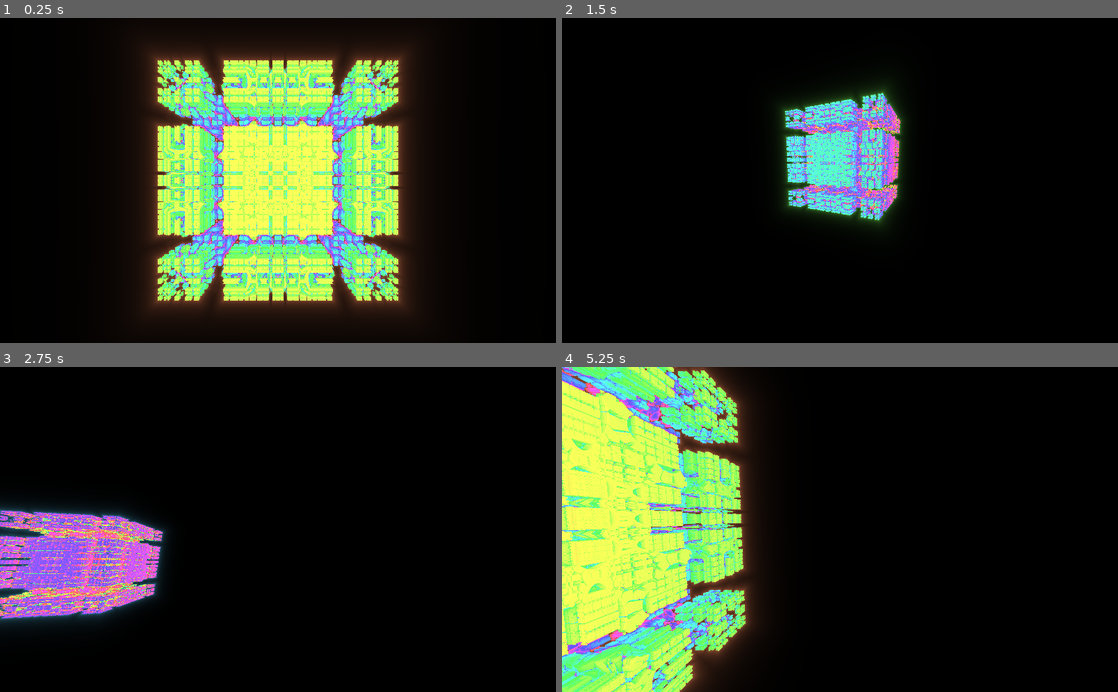
Above: before the commit, frames 1-4 (two rows, left to right).
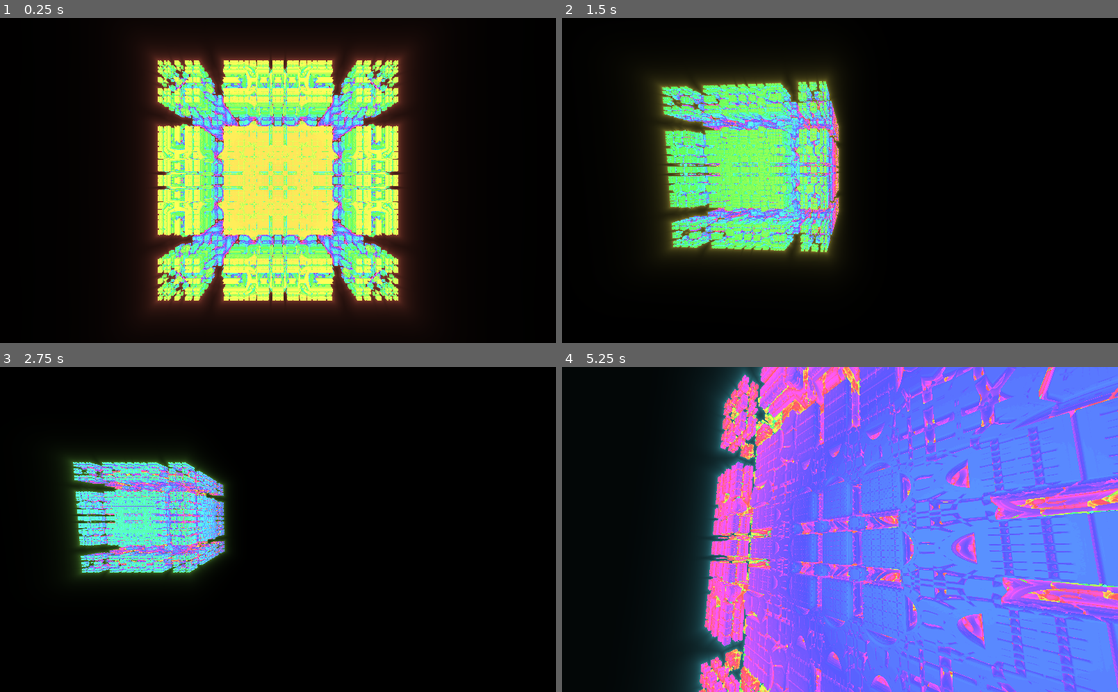
Above: after the commit, the same moments.

Repository: kiwijuice56/web-mandelbox
Game: Godot game, scene res://main/FractalNavigation.tscn
Same seed, same stepped clock (60 frames per second), same inputs: the game is played once before the commit and once after it.
Inputs (mouse positions are in pixels of both pictures, inside the frame that each line leads up to):
- Up to frame 1 (0.25 s): no input
- Up to frame 2 (1.5 s): move the mouse to (962, 164) at 0.52 s; hold D (move_right) 0.53-1.28 s; tap Down (camera_down) at 0.6 s; move the mouse to (728, 196) at 1.27 s; hold S (move_backward) from 1.28 s (still down); tap Left (camera_left) at 1.35 s
- Up to frame 3 (2.75 s): move the mouse to (333, 458) at 2.02 s; release S (move_backward) at 2.03 s; hold D (move_right) from 2.03 s (still down); tap Right (camera_right) at 2.1 s
- Up to frame 4 (5.25 s): move the mouse to (812, 594) at 2.77 s; release D (move_right) at 2.78 s; hold W (move_forward) 2.78-3.53 s; tap Up (camera_up) at 2.85 s; move the mouse to (1006, 578) at 3.52 s; hold A (move_left) 3.53-4.28 s; hold L (mouse_lock) 3.53-4.28 s; move the mouse to (795, 526) at 4.27 s; hold W (move_forward) from 4.28 s (still down); tap Down (camera_down) at 4.35 s; move the mouse to (845, 529) at 5.02 s; tap Left (camera_left) at 5.1 s

The runs differ from the first frame. In frame 1, 16% of the frame differs, in the area x 28-72%, y 13-87%; in frame 2, 24%; in frame 3, 17%; in frame 4, 100%, in the area x 0-100%, y 0-100%.

Commit message:
Fixed mouse issue, cleaned up code

Diff:
--- a/main/FractalNavigation.tscn
+++ b/main/FractalNavigation.tscn
@@ -8,10 +8,10 @@
 shader = ExtResource( 3 )
 shader_param/cam_pos = Vector3( 8, 8, 9 )
 shader_param/cam_mat = Basis( 0, 0, 0, 0, 0, 0, 0, 0, 0 )
+shader_param/fov = 90.0
 shader_param/width = 0.3
 shader_param/height = 0.1
-shader_param/fov = 90.0
-shader_param/shimmer_speed = 0.2
+shader_param/SHIMMER_SPEED = 0.1
 
 [node name="FractalNavigation" type="ColorRect"]
 material = SubResource( 1 )
@@ -23,5 +23,6 @@
 transform = Transform( 1, 0, 0, 0, 1, 0, 0, 0, 1, 0, 0, 6 )
 script = ExtResource( 2 )
 mouse_sensitivity = 0.002
+move_speed = 4.0
 
 [node name="Camera" type="Camera" parent="Viewer"]
--- a/main/mandelbox_fractal.gdshader
+++ b/main/mandelbox_fractal.gdshader
@@ -1,12 +1,16 @@
 shader_type canvas_item;
 
-uniform vec3 cam_pos = vec3(8.0,8.0,9.0);
+// Camera params
+uniform vec3 cam_pos = vec3(0.0);
 uniform mat3 cam_mat = mat3(0.0);
+uniform float fov = 90.0;
+
+// Screen size
 uniform float width = 0.3;
 uniform float height = 0.1;
-uniform float fov = 90.0;
-uniform float shimmer_speed = 0.1;
 
+// Misc constants that shouldn't change during runtime
+uniform float SHIMMER_SPEED = 0.1;
 const float COLLISION_THRESHOLD = 13e-4;
 const int MAX_ITER = 128;
 const float UNIVERSE_SIZE = 16.0;
@@ -37,7 +41,9 @@
 	p.z = clamp(p.z, -0.5, 0.5) * 2.0 - p.z;
 }
 
+// http://blog.hvidtfeldts.net/index.php/2011/11/distance-estimated-3d-fractals-vi-the-mandelbox/
 float mandelbox_de(vec3 p) {
+	// Uncomment for infinite mandelbox (causes lag :{ though)
 	//p = mod(p, UNIVERSE_SIZE) - vec3(8.0);
 	float dz = 1.0;
 	vec3 o = p;
@@ -82,11 +88,9 @@
 
 	float closest_dist = UNIVERSE_SIZE;
 	int iter = march(ray_pos, ray_dir, MAX_ITER, closest_dist);
-	vec3 col = hsv2rgb(vec3(float(iter) / float(MAX_ITER) + TIME * shimmer_speed, 0.65, 1.0));
-	if (iter < MAX_ITER) {
+	vec3 col = hsv2rgb(vec3(float(iter) / float(MAX_ITER) + TIME * SHIMMER_SPEED, 0.65, 1.0));
+	if (iter < MAX_ITER)
 		COLOR.rgb =  col;
-	} else {
-		float glow = 1.0 - pow(closest_dist, 0.25);
-		COLOR.rgb = col * pow(glow, 2.5);
-	}
+	else
+		COLOR.rgb = col * pow(1.0 - pow(closest_dist, 0.25), 2.5);
 }
--- a/main/viewer.gd
+++ b/main/viewer.gd
@@ -21,7 +21,7 @@
 	cam.rotation.x = clamp(cam.rotation.x, -1.2, 1.2)
 
 func _input(event: InputEvent) -> void:
-	if event is InputEventMouseMotion:
+	if event is InputEventMouseMotion and Input.get_mouse_mode() == Input.MOUSE_MODE_CAPTURED:
 		rotate_y(-event.relative.x * mouse_sensitivity)
 		cam.rotate_x(-event.relative.y * mouse_sensitivity)
 		cam.rotation.x = clamp(cam.rotation.x, -1.2, 1.2)
